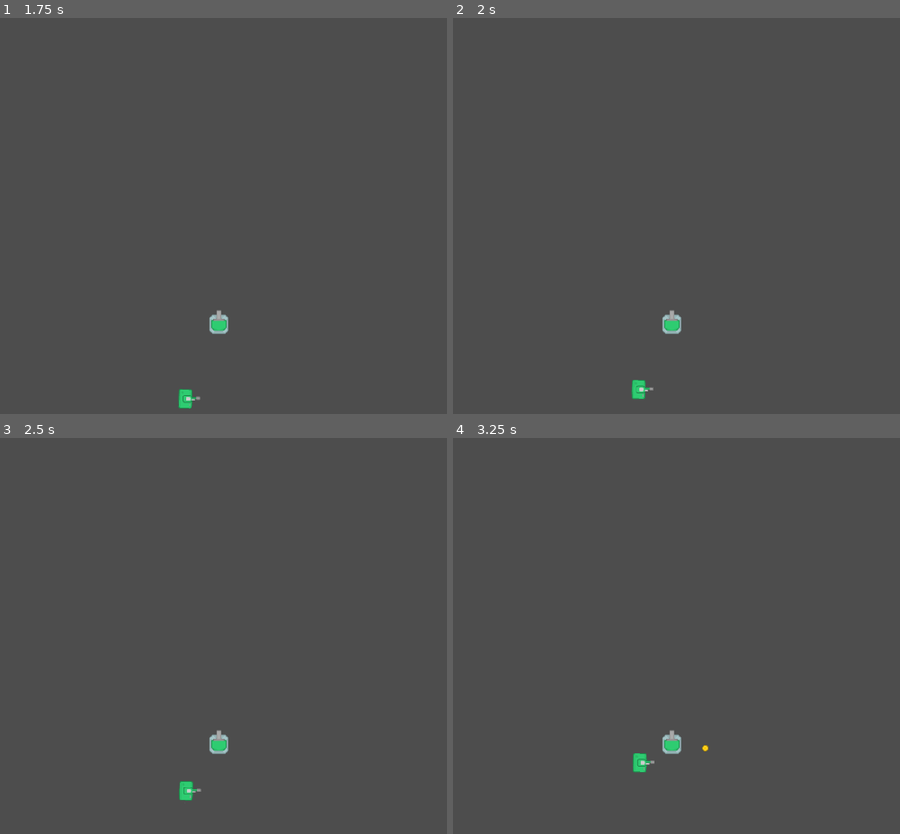
Above: before the commit, frames 1-4 (two rows, left to right).
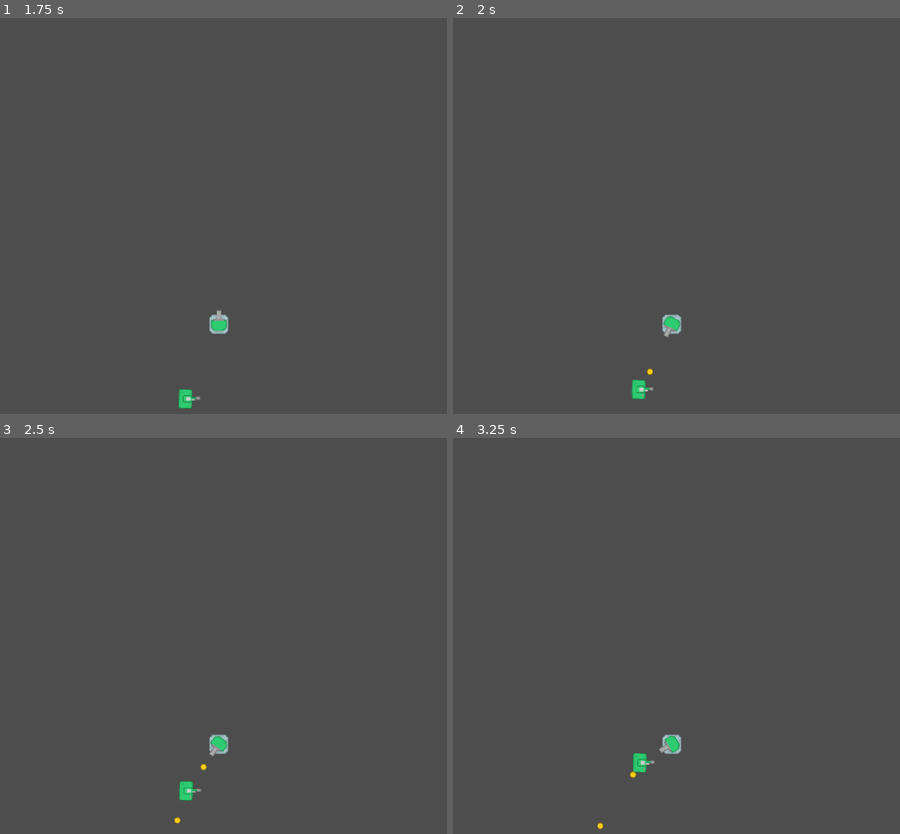
Above: after the commit, the same moments.

Repository: absolve/machine-TD
Game: Godot game, scene res://scene/map.tscn
The game is run twice, just before and just after one commit, with the same random seed, the same clock (stepped at 60 frames per second) and the same inputs. This scene is started directly instead of the project's main scene.
Inputs:
- Up to frame 1 (1.75 s): tap Enter at 1.25 s
- Up to frame 2 (2 s): no input
- Up to frame 3 (2.5 s): no input
- Up to frame 4 (3.25 s): no input

Frame 1 is identical in both runs. In frame 2, 0.1% of the frame differs, in the area x 43-51%, y 73-91%; in frame 3, 0.1%; in frame 4, 0.2%, in the area x 32-58%, y 73-99%.

Commit message:
更新功能

Diff:
--- a/machine-td/scene/Tower.tscn
+++ b/machine-td/scene/Tower.tscn
@@ -13,6 +13,8 @@
 
 [node name="turret" type="AnimatedSprite2D" parent="."]
 
+[node name="Marker2D" type="Marker2D" parent="turret"]
+
 [node name="mouseArea" type="Area2D" parent="."]
 
 [node name="CollisionShape2D" type="CollisionShape2D" parent="mouseArea"]
--- a/machine-td/scene/gunTower.tscn
+++ b/machine-td/scene/gunTower.tscn
@@ -55,6 +55,9 @@
 sprite_frames = SubResource("SpriteFrames_k8n1u")
 offset = Vector2(0, -10)
 
+[node name="Marker2D" parent="turret" index="0"]
+position = Vector2(0, -40)
+
 [node name="mouseArea" parent="." index="3"]
 visible = false
 
--- a/machine-td/script/gun_bullet.gd
+++ b/machine-td/script/gun_bullet.gd
@@ -3,7 +3,7 @@
 
 func _ready():
 	lifetime=3
-	speed=Vector2(200,0).rotated(angle)
+	speed=Vector2(500,0).rotated(angle)
 
 
 func _physics_process(delta):
--- a/machine-td/script/gun_tower.gd
+++ b/machine-td/script/gun_tower.gd
@@ -3,28 +3,29 @@
 var bullet=preload("res://scene/gunBullet.tscn")
 
 func _ready():
-	delay=1
+	delay=0.3
 	delayTimer.wait_time=delay
 	pass
 
 func _physics_process(_delta):
 	var temp=getTarget()
 	if temp:
+
+		turret.look_at(temp.global_position)
+		turret.rotate(deg_to_rad(90))
 		fire(temp)
-		pass
-	pass
+
 
 func fire(t):
-	print("fire")
+	#print("fire")
 	if canShot:
 		var temp=bullet.instantiate()
-		temp.position=global_position
-		temp.angle=global_position.angle_to(t.global_position)
+		temp.position=marker.global_position
+		temp.angle=position.direction_to(t.global_position).angle()
 		Game.addObj(temp)
 		canShot=false
-	else:
-		if delayTimer.is_stopped():
-			delayTimer.start()
+		delayTimer.start()
+
 
 
 func _on_radar_area_entered(area):
--- a/machine-td/script/tower.gd
+++ b/machine-td/script/tower.gd
@@ -5,13 +5,14 @@
 var radarScope=50 #雷达范围
 var delay=0.1 #开火延迟
 var target=[] #目标集合
-var canShot=false
+var canShot=true
 
 @onready var rader=$radar
 @onready var base=$base
 @onready var turret=$turret
 @onready var mouseArea=$mouseArea
 @onready var delayTimer=$delay
+@onready var marker=$turret/Marker2D
 
 func getTarget():
 	var temp=null
